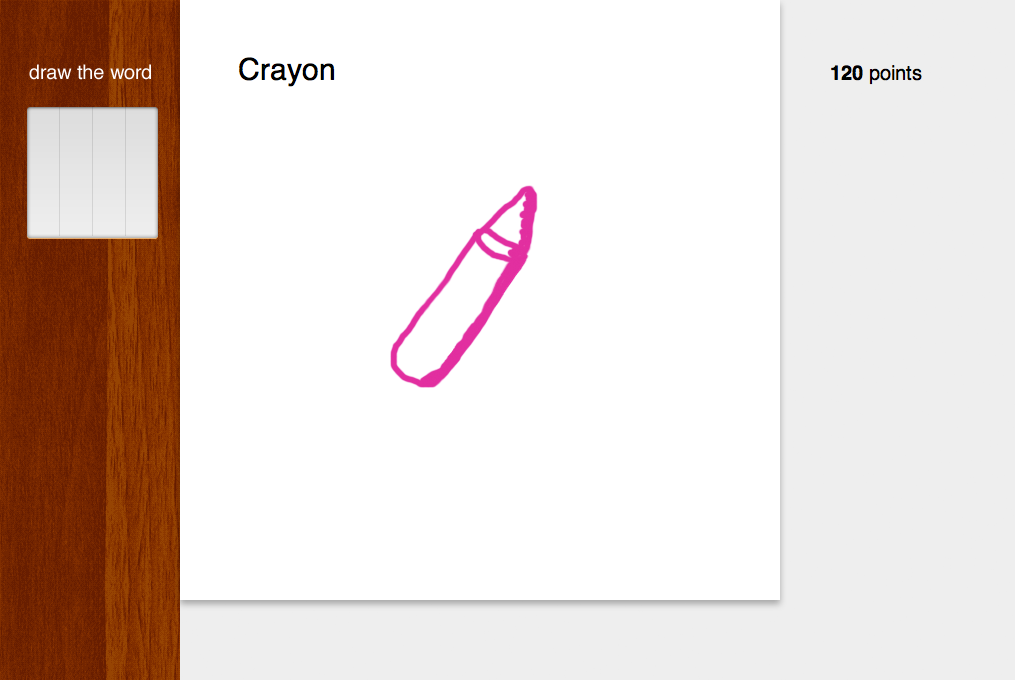
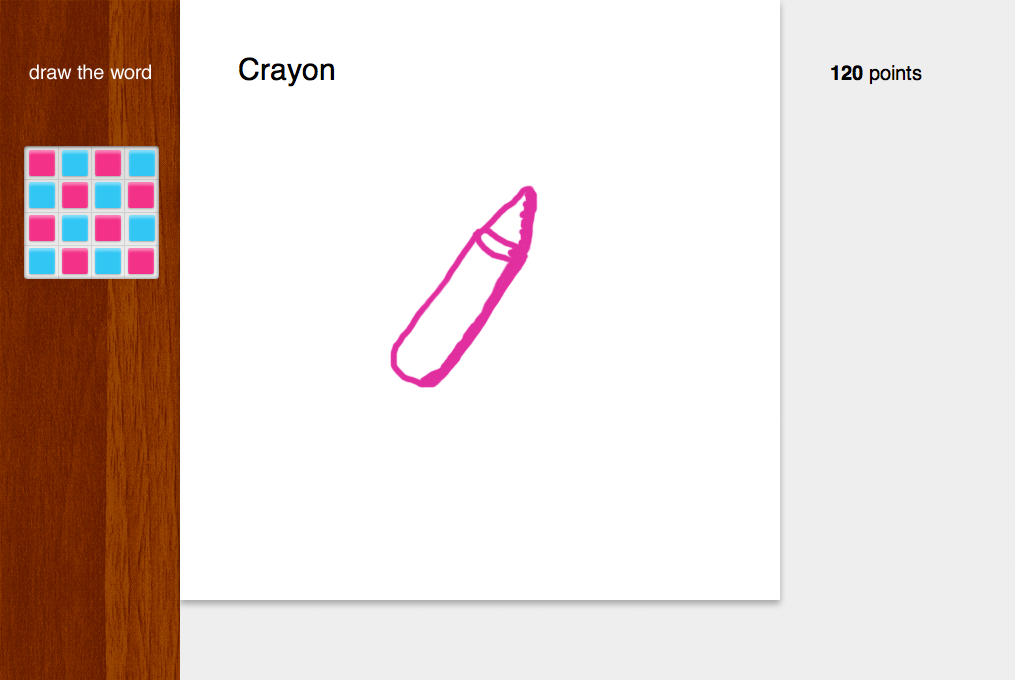
Layers edited between the first and the second w=1015, h=680 image:
added group "palette" with 18 layers above "Layer 1" over (24, 146, 159, 279)
added layer "Layer 3 copy 4" (1st of 4, in "palette") in group "palette" over (29, 150, 55, 176)
added layer "Layer 3 copy 4" (2nd of 4, in "palette") in group "palette" over (62, 150, 88, 176)
added layer "Layer 3 copy 4" (3rd of 4, in "palette") in group "palette" over (95, 150, 121, 176)
added layer "Layer 3 copy 4" (4th of 4, in "palette") in group "palette" over (129, 150, 155, 176)
showed "Layer 3 copy", opacity 10% → 100%, moved it into group "palette", painted on it over (27, 171, 159, 208)
"Layer 3": opacity 10% → 100%, moved it into group "palette", painted on it over (62, 107, 93, 236)
"Layer 3 copy 2": opacity 10% → 100%, moved it into group "palette", painted on it over (59, 107, 121, 236)
"Layer 3 copy 3": opacity 10% → 100%, moved it into group "palette", painted on it over (125, 107, 154, 236)
added layer "Layer 3 copy 5" (1st of 4, in "palette") in group "palette" over (29, 215, 55, 241)
added layer "Layer 3 copy 5" (2nd of 4, in "palette") in group "palette" over (62, 215, 88, 241)
added layer "Layer 3 copy 5" (3rd of 4, in "palette") in group "palette" over (95, 215, 121, 241)
added layer "Layer 3 copy 5" (4th of 4, in "palette") in group "palette" over (129, 215, 155, 241)
added layer "Layer 3 copy 6" (1st of 4, in "palette") in group "palette" over (29, 248, 55, 274)
added layer "Layer 3 copy 6" (2nd of 4, in "palette") in group "palette" over (62, 248, 88, 274)
added layer "Layer 3 copy 6" (3rd of 4, in "palette") in group "palette" over (95, 248, 121, 274)
added layer "Layer 3 copy 6" (4th of 4, in "palette") in group "palette" over (128, 248, 154, 274)
added layer "lines" (10%) in group "palette" over (24, 146, 159, 279)
renamed "Layer 2" to "base", moved it into group "palette", painted on it over (24, 107, 159, 279)
